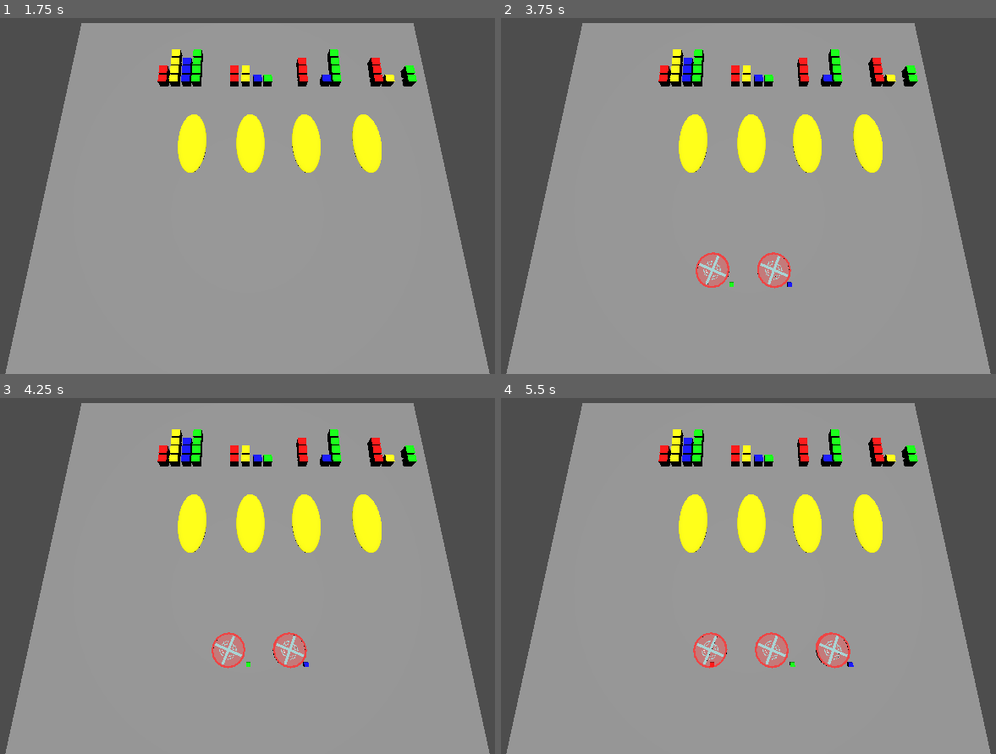
Above: before the commit, frames 1-4 (two rows, left to right).
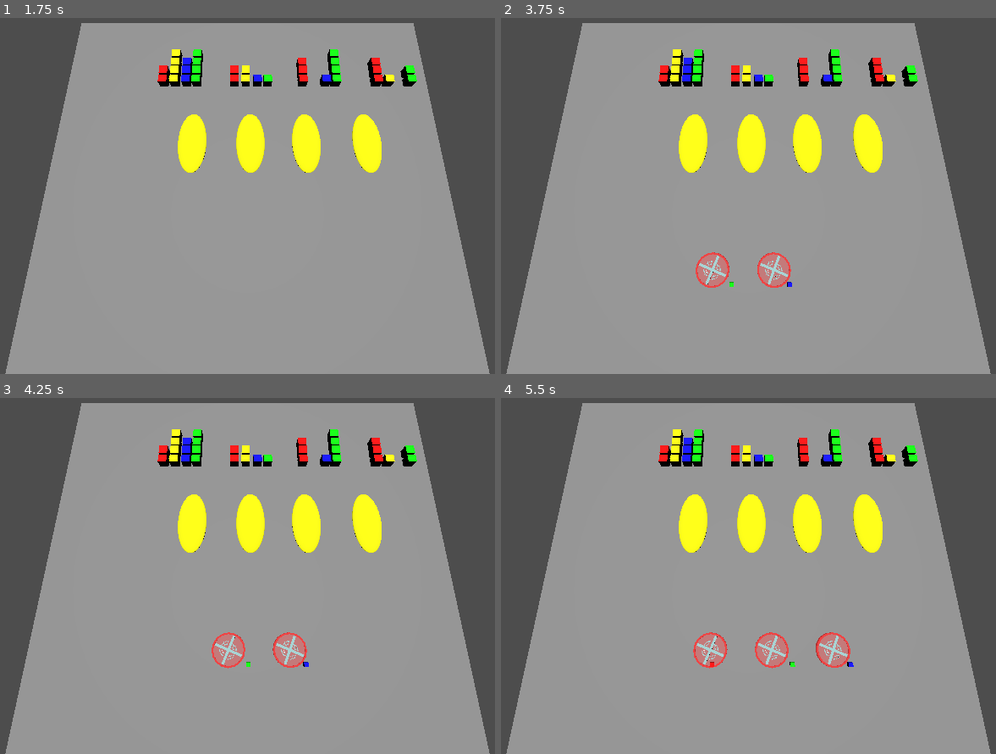
Above: after the commit, the same moments.

Repository: gabrield67/Sandwich-Shop
Game: Godot game, scene res://scenes/game.tscn
Two runs of this game, one before a commit and one after it. Both use one fixed random seed, a clock stepped at 60 frames per second and the inputs below.
Inputs (mouse positions are in pixels of both pictures, inside the frame that each line leads up to):
- Up to frame 1 (1.75 s): tap Enter at 0.5 s; move the mouse to (396, 163) at 0.52 s; click (396, 163) at 0.67 s; tap Space at 1.25 s; move the mouse to (113, 203) at 1.27 s; click (113, 203) at 1.42 s
- Up to frame 2 (3.75 s): move the mouse to (817, 99) at 2.02 s; click (817, 99) at 2.17 s; move the mouse to (713, 260) at 2.77 s; click (713, 260) at 2.92 s; move the mouse to (951, 242) at 3.52 s; click (951, 242) at 3.67 s
- Up to frame 3 (4.25 s): no input
- Up to frame 4 (5.5 s): move the mouse to (545, 508) at 4.27 s; click (545, 508) at 4.42 s; move the mouse to (783, 565) at 5.02 s; click (783, 565) at 5.17 s

Frame 1 is identical in both runs. In frame 2, less than 0.1% of the frame differs, in the area x 39-59%, y 65-77%; in frame 3, less than 0.1%; in frame 4, less than 0.1%, in the area x 38-71%, y 65-77%.
Error in both runs: Invalid access to property or key 'bread' on a base object of type 'Nil'. (res://scenes/drag_and_drop_controller.gd:60)

Commit message:
bread and lettuce meshes and colors

Diff:
--- /dev/null
+++ b/colors/breadBrown.tres
@@ -0,0 +1,8 @@
+[gd_resource type="StandardMaterial3D" format=3 uid="uid://c58kryccqh2qk"]
+
+[resource]
+diffuse_mode = 3
+specular_mode = 1
+albedo_color = Color(0.6784314, 0.627451, 0.6117647, 1)
+roughness = 0.0
+clearcoat_enabled = true
--- /dev/null
+++ b/colors/breadLightBrown.tres
@@ -0,0 +1,9 @@
+[gd_resource type="StandardMaterial3D" format=3 uid="uid://lhyoib2shmiv"]
+
+[resource]
+diffuse_mode = 3
+specular_mode = 1
+albedo_color = Color(0.83137256, 0.76862746, 0.65882355, 1)
+roughness = 0.0
+clearcoat_enabled = true
+clearcoat = 0.0
--- /dev/null
+++ b/colors/lettuceGreen.tres
@@ -0,0 +1,9 @@
+[gd_resource type="StandardMaterial3D" format=3 uid="uid://dpsrxlweilyva"]
+
+[resource]
+diffuse_mode = 3
+specular_mode = 1
+albedo_color = Color(0.5176471, 0.8, 0.08627451, 1)
+roughness = 0.15
+clearcoat_enabled = true
+clearcoat = 0.0
--- a/colors/tomatoLightRed.tres
+++ b/colors/tomatoLightRed.tres
@@ -4,5 +4,3 @@
 diffuse_mode = 3
 specular_mode = 1
 albedo_color = Color(0.76862746, 0.47843137, 0.47843137, 1)
-roughness = 0.0
-clearcoat_enabled = true
--- a/colors/tomatoRed.tres
+++ b/colors/tomatoRed.tres
@@ -4,5 +4,5 @@
 diffuse_mode = 3
 specular_mode = 1
 albedo_color = Color(0.9372549, 0.26666668, 0.26666668, 1)
-roughness = 0.0
 clearcoat_enabled = true
+clearcoat = 0.0
--- /dev/null
+++ b/models/breadMesh.tscn
@@ -0,0 +1,12 @@
+[gd_scene format=3 uid="uid://ju7u3wbxyx7i"]
+
+[ext_resource type="PackedScene" uid="uid://cow4iscn5txbf" path="res://models/bread.glb" id="1_o5nec"]
+[ext_resource type="Material" uid="uid://c58kryccqh2qk" path="res://colors/breadBrown.tres" id="2_73r8d"]
+[ext_resource type="Material" uid="uid://lhyoib2shmiv" path="res://colors/breadLightBrown.tres" id="3_knl1b"]
+
+[node name="bread" unique_id=338320632 instance=ExtResource("1_o5nec")]
+
+[node name="Cube" parent="." index="0" unique_id=700049488]
+transform = Transform3D(1, 0, 0, 0, 1, 0, 0, 0, 1, 0, 0.7037995, 0)
+surface_material_override/0 = ExtResource("2_73r8d")
+surface_material_override/1 = ExtResource("3_knl1b")
--- /dev/null
+++ b/models/lettuceMesh.tscn
@@ -0,0 +1,10 @@
+[gd_scene format=3 uid="uid://pd50n848wkq0"]
+
+[ext_resource type="PackedScene" uid="uid://ctbbrrgaeak2w" path="res://models/lettuce.glb" id="1_6d0og"]
+[ext_resource type="Material" uid="uid://dpsrxlweilyva" path="res://colors/lettuceGreen.tres" id="2_egsvg"]
+
+[node name="lettuce" unique_id=1237050228 instance=ExtResource("1_6d0og")]
+
+[node name="Cube" parent="." index="0" unique_id=1335395425]
+transform = Transform3D(1, 0, 0, 0, 1, 0, 0, 0, 1, 0, 0.95075893, 0)
+surface_material_override/0 = ExtResource("2_egsvg")
--- a/models/tomato_mesh.tscn
+++ b/models/tomato_mesh.tscn
@@ -8,6 +8,7 @@
 [node name="tomatoMesh" unique_id=1286273143 instance=ExtResource("1_4w42u")]
 
 [node name="Cylinder" parent="." index="0" unique_id=604134293]
+transform = Transform3D(1, 0, 0, 0, 1, 0, 0, 0, 1, 0.0017073154, -5.9604645e-08, -0.0017925501)
 surface_material_override/0 = ExtResource("2_jtr0v")
 surface_material_override/1 = ExtResource("3_a4arl")
 surface_material_override/2 = ExtResource("4_jtr0v")
Binary file added: models/bread.glb
Not shown, added: models/bread.glb.import
Binary file added: models/lettuce.glb
Not shown, added: models/lettuce.glb.import
